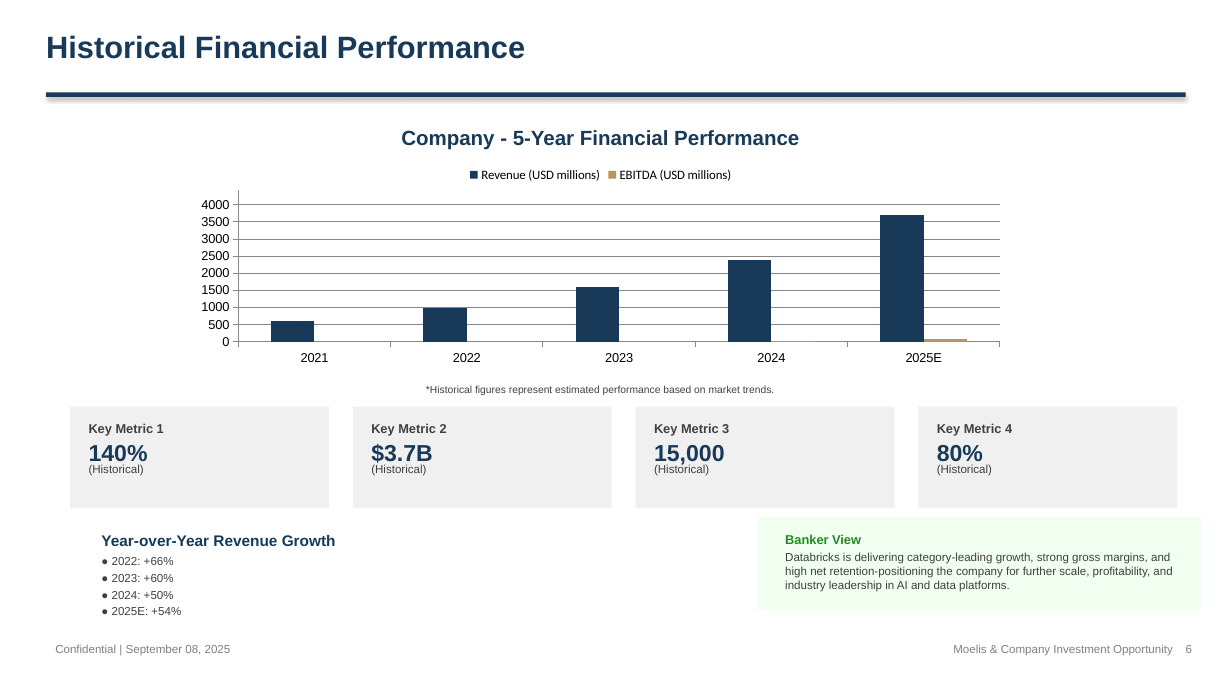
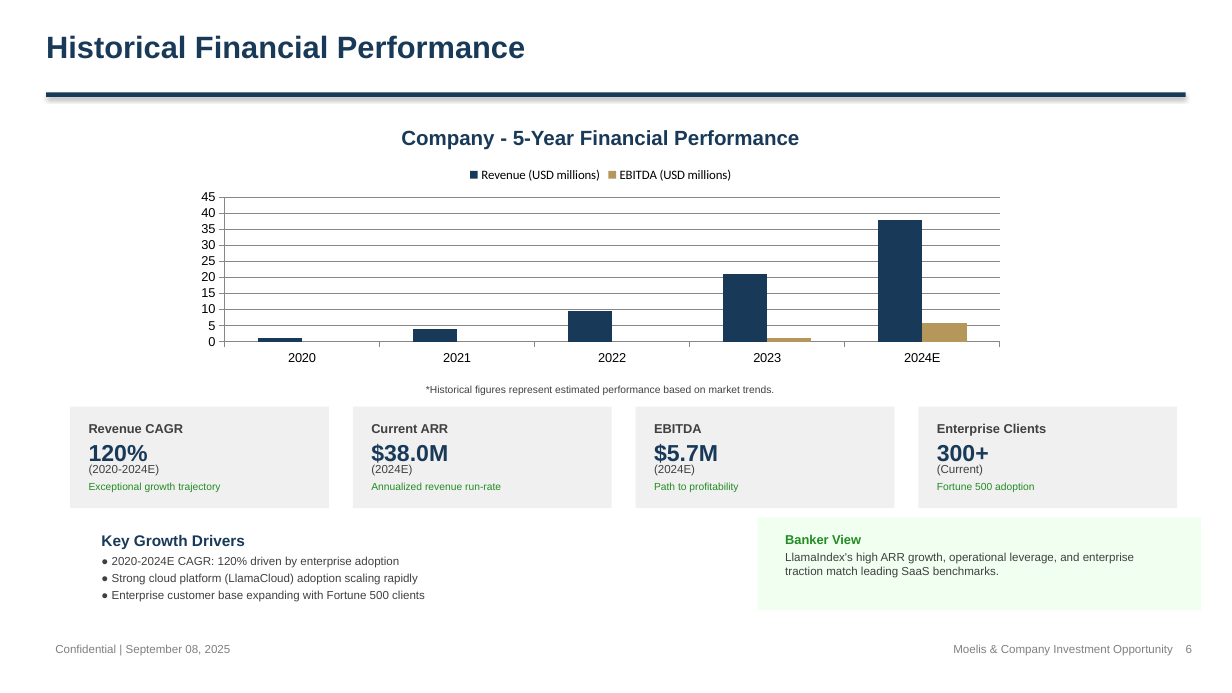
Before and after one commit to alinvb/slide_generator, a slide deck: slide 4 of ai_generated_deck.pptx (slide 2 before the commit). Drawn at 1232x693 pixels with LibreOffice and Linux fonts; fonts in the diff are those of the drawing. Boxes give left, top, right and bottom in pixels: in the first picture for what was removed or moved away, otherwise in the second. Text is boxed around its words. In the diff, an @@ line names an element or a change of style, - is before the commit and + after.

```diff
--- a/ai_generated_deck.pptx
+++ b/ai_generated_deck.pptx
@@ column chart at bbox=[185, 157, 1017, 370] @@
-categories: 2021, 2022, 2023, 2024, 2025E
+categories: 2020, 2021, 2022, 2023, 2024E
-Revenue (USD millions): 600, 1000, 1600, 2400, 3700
+Revenue (USD millions): 1, 4, 10, 21, 38
-EBITDA (USD millions): -100, -100, 0, 0, 100
+EBITDA (USD millions): -2, -1, 0, 1, 6
@@ value axis changed @@
@@ text at bbox=[89, 424, 183, 433]: text changed @@
-Key Metric 1
+Revenue CAGR
@@ text at bbox=[89, 445, 148, 467]: text changed @@
-140%
+120%
@@ text at bbox=[371, 424, 449, 433]: text changed @@
-Key Metric 2
+Current ARR
@@ text at bbox=[371, 444, 448, 467]: text changed @@
-$3.7B
+$38.0M
@@ text at bbox=[654, 424, 702, 433]: text changed @@
-Key Metric 3
+EBITDA
@@ text at bbox=[654, 444, 718, 467]: text changed @@
-15,000
+$5.7M
@@ text at bbox=[937, 423, 1047, 436]: text changed @@
-Key Metric 4
+Enterprise Clients
@@ text at bbox=[937, 445, 989, 467]: text changed @@
-80%
+300+
@@ text at bbox=[89, 464, 160, 476]: text changed @@
-(Historical)
+(2020-2024E)
@@ text at bbox=[371, 464, 412, 476]: text changed @@
-(Historical)
+(2024E)
@@ text at bbox=[654, 464, 695, 476]: text changed @@
-(Historical)
+(2024E)
@@ text at bbox=[937, 464, 983, 476]: text changed @@
-(Historical)
+(Current)
@@ text added at bbox=[89, 482, 220, 492], 8 pt, text #228B22 @@
+Exceptional growth trajectory
@@ text added at bbox=[371, 482, 501, 490], 8 pt, text #228B22 @@
+Annualized revenue run-rate
@@ text added at bbox=[654, 482, 738, 492], 8 pt, text #228B22 @@
+Path to profitability
@@ text added at bbox=[937, 482, 1034, 492], 8 pt, text #228B22 @@
+Fortune 500 adoption
@@ text at bbox=[101, 535, 245, 549]: text changed @@
-Year-over-Year Revenue Growth
+Key Growth Drivers
@@ text at bbox=[112, 556, 399, 568]: text changed @@
-● 2022: +66%
+● 2020-2024E CAGR: 120% driven by enterprise adoption
@@ text at bbox=[785, 552, 1134, 578]: text changed @@
-Databricks is delivering category-leading growth, strong gross margins, and high net retention-positioning the company for further scale, profitability, and industry leadership in AI and data platforms.
+LlamaIndex's high ARR growth, operational leverage, and enterprise traction match leading SaaS benchmarks.
@@ text at bbox=[112, 573, 418, 585]: text changed @@
-● 2023: +60%
+● Strong cloud platform (LlamaCloud) adoption scaling rapidly
@@ text at bbox=[112, 590, 425, 602]: text changed @@
-● 2024: +50%
+● Enterprise customer base expanding with Fortune 500 clients
@@ text removed at bbox=[112, 607, 181, 615] @@
-● 2025E: +54%
```
Also in this commit, not shown: 8 other slides changed, 6 slides added, 7 slides removed, 33 other files.
